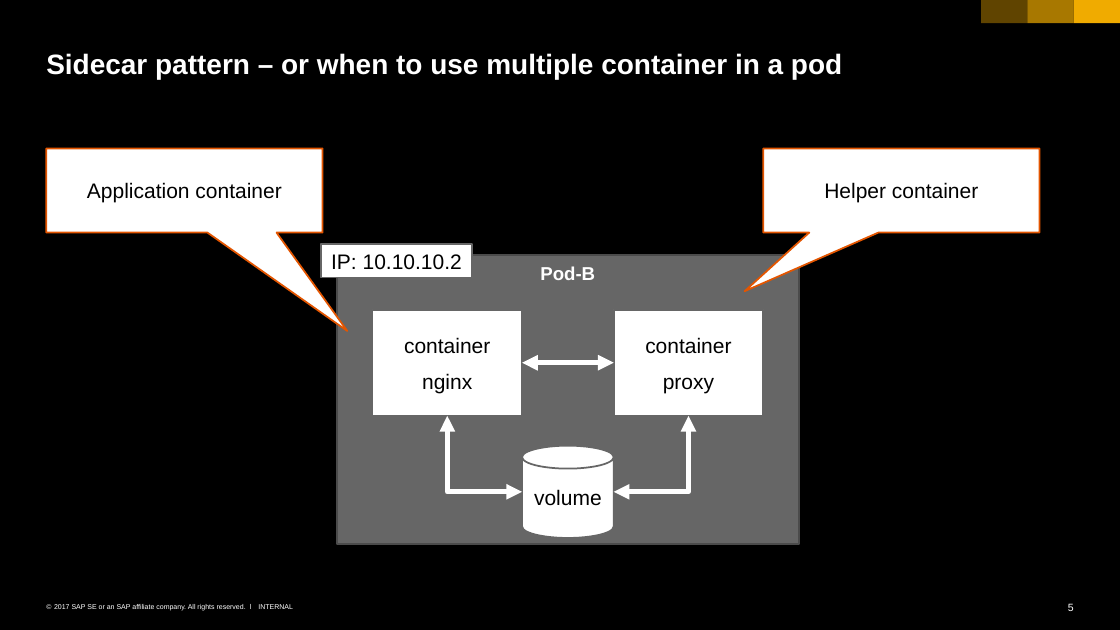
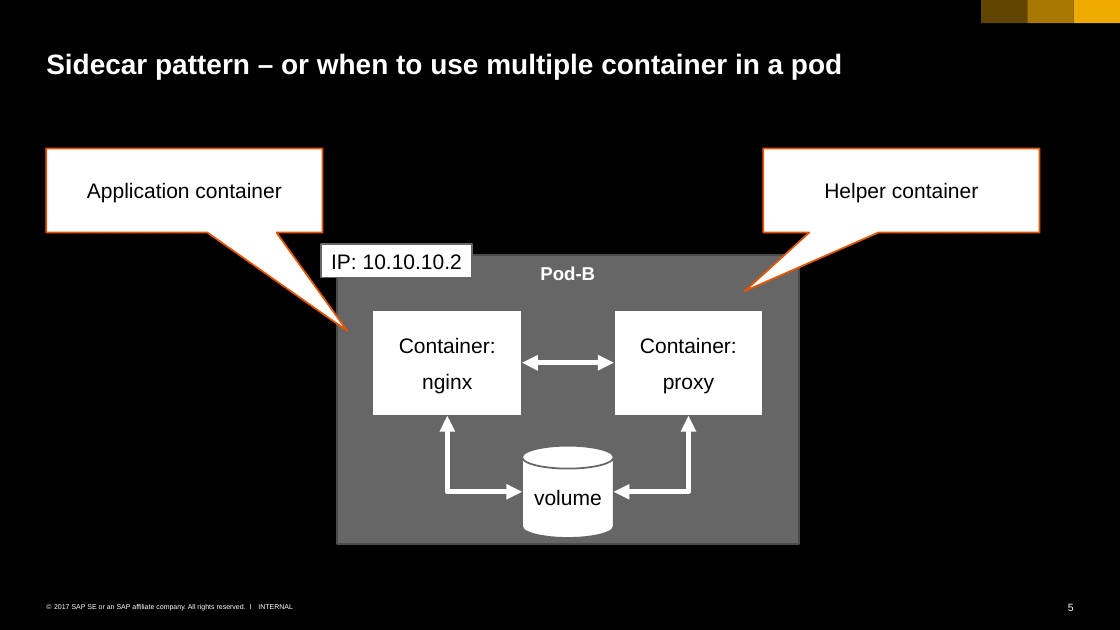
Before and after one commit to cuijiyao01/docker-k8s-training, a slide deck: slide 5 of kubernetes/02_pods.pptx. Drawn at 1120x630 pixels with LibreOffice and Linux fonts; fonts in the diff are those of the drawing. Boxes give left, top, right and bottom in pixels: in the first picture for what was removed or moved away, otherwise in the second. Text is boxed around its words. In the diff, an @@ line names an element or a change of style, - is before the commit and + after.

Commit message:
god pod anti-pattern

```diff
--- a/kubernetes/02_pods.pptx
+++ b/kubernetes/02_pods.pptx
@@ text in rectangle at (399,337,496,354): text changed @@
-container
+Container:
@@ text in rectangle at (640,337,737,354): text changed @@
-container
+Container:
```
Also in this commit, not shown: 2 other slides changed, 1 slide added.
